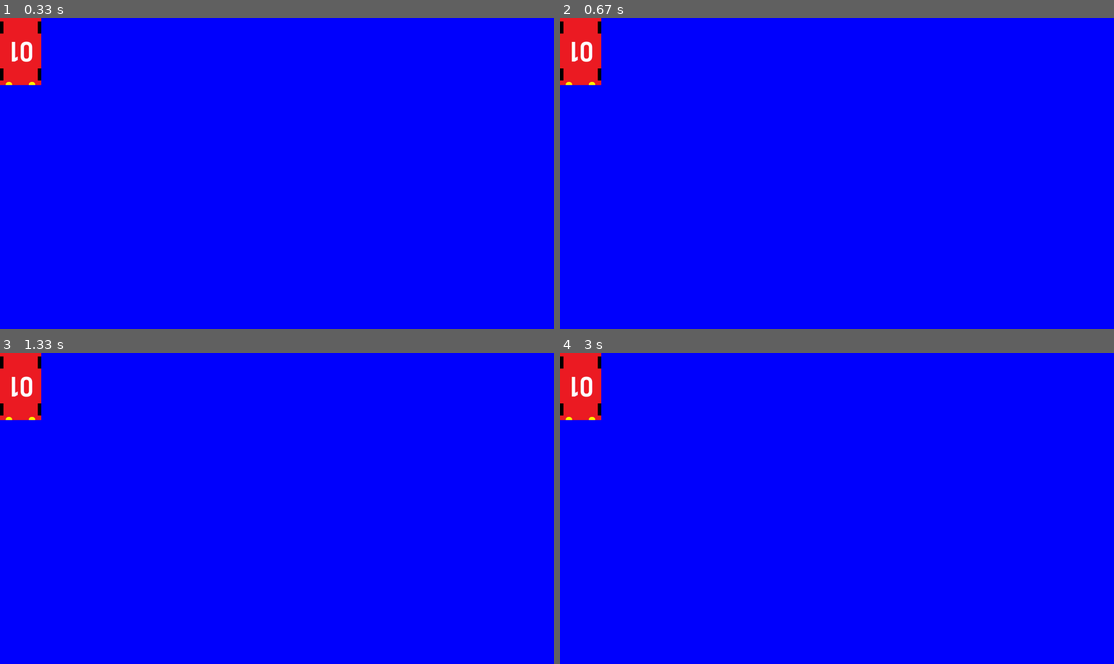
Above: before the commit, frames 1-4 (two rows, left to right).
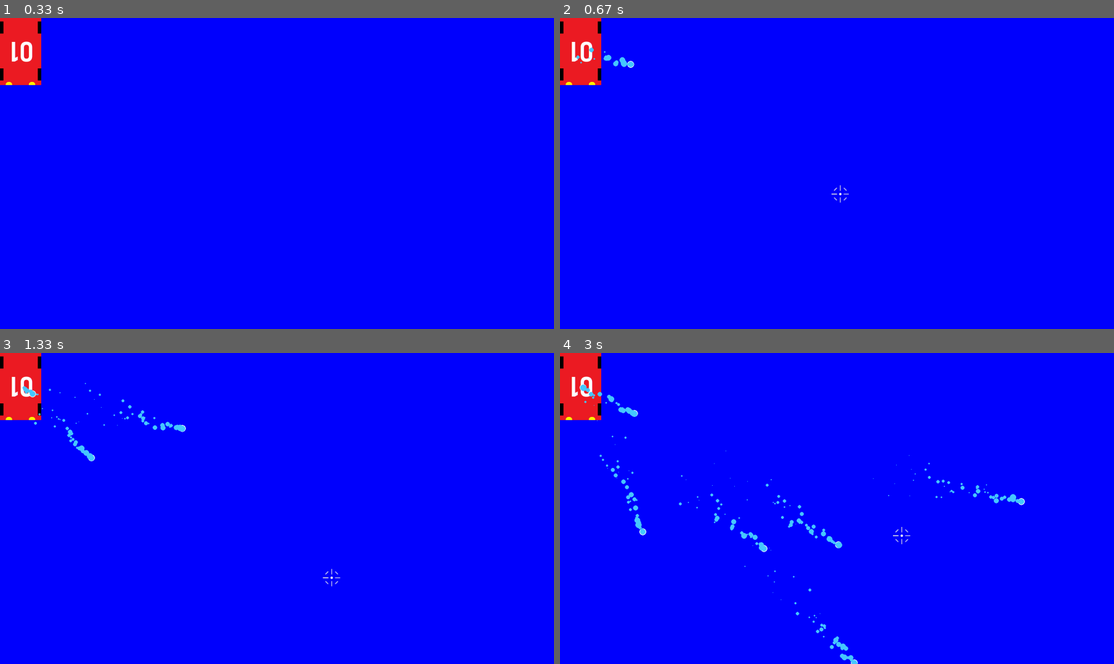
Above: after the commit, the same moments.

Repository: SilverSteelSam/PygameProject
Game: pygame game, started from main.py
Same seed, same stepped clock (60 frames per second), same inputs: the game is played once before the commit and once after it.
Inputs (mouse positions are in pixels of both pictures, inside the frame that each line leads up to):
- Up to frame 1 (0.33 s): no input
- Up to frame 2 (0.67 s): press the mouse at (1014, 164) at 0.37 s; move the mouse to (925, 179) at 0.47 s; release the mouse at (842, 195) at 0.6 s
- Up to frame 3 (1.33 s): hold Right 0.67-1.13 s; click (144, 511) at 0.75 s; hold Up from 1.17 s (still down); click (332, 576) at 1.25 s
- Up to frame 4 (3 s): release Up at 1.47 s; hold Right 1.5-1.97 s; click (665, 461) at 1.58 s; hold Left 2-2.53 s; click (665, 583) at 2.08 s; hold Down 2.57-2.87 s; click (1041, 617) at 2.65 s; hold Left from 2.9 s (still down); click (903, 536) at 2.98 s

Frame 1 is identical in both runs. In frame 2, 0.2% of the frame differs, in the area x 2-53%, y 9-60%; in frame 3, 0.4%; in frame 4, 1.2%, in the area x 3-84%, y 10-100%.

Commit message:
Added bullets to car

Diff:
--- a/main.py
+++ b/main.py
@@ -704,15 +704,32 @@
     crosshair = pygame.image.load('data/crosshair.png')
     crosshair = pygame.transform.rotozoom(crosshair, 0, 2)
 
+    bullets_group = Group_custom_draw()
+
+    # trace = Maze(MazeWall((1000, 500), 100, 100))
+
     clock = pygame.time.Clock()
 
     while running:
         for event in pygame.event.get():
             if event.type == pygame.QUIT:
                 running = False
+
             if event.type == pygame.KEYDOWN:
                 if event.key == pygame.K_ESCAPE:
                     back = pause_menu(screen)
+
+            if event.type == pygame.MOUSEMOTION:
+                draw_crosshair = True, ((event.pos[0] * 1920 / RESOLUTION[0] - 30,
+                                         event.pos[1] * 1080 / RESOLUTION[1] - 30))
+
+            elif event.type == pygame.MOUSEBUTTONDOWN:
+                sound = pygame.mixer.Sound('data/sounds/shoot.wav')
+                sound.set_volume(0.1)
+                sound.play()
+                bullets_group.add(Bullet(car.rect.center,
+                                         (event.pos[0] * 1920 / RESOLUTION[0],
+                                          event.pos[1] * 1080 / RESOLUTION[1])))
 
         if pygame.key.get_pressed()[pygame.K_w] or pygame.key.get_pressed()[pygame.K_UP]:
             car.speed_change(1)
@@ -732,12 +749,17 @@
                     pygame.key.get_pressed()[pygame.K_LEFT], pygame.key.get_pressed()[pygame.K_RIGHT]]):
             car.speed_change(0)
 
-        print(car.rect.x, car.rect.y)
-        print(car.spd)
-
-        screen.fill("blue")
+        display.fill("blue")
+
+        if draw_crosshair[0]:
+            display.blit(crosshair, (draw_crosshair[1][0],
+                                     draw_crosshair[1][1]))
         car.update()
-        car.draw(screen)
+        car.draw(display)
+        bullets_group.update()
+        bullets_group.draw(display)
+
+        screen.blit(pygame.transform.scale(display, RESOLUTION), (0, 0))
         pygame.display.update()
         clock.tick(FPS)
 
